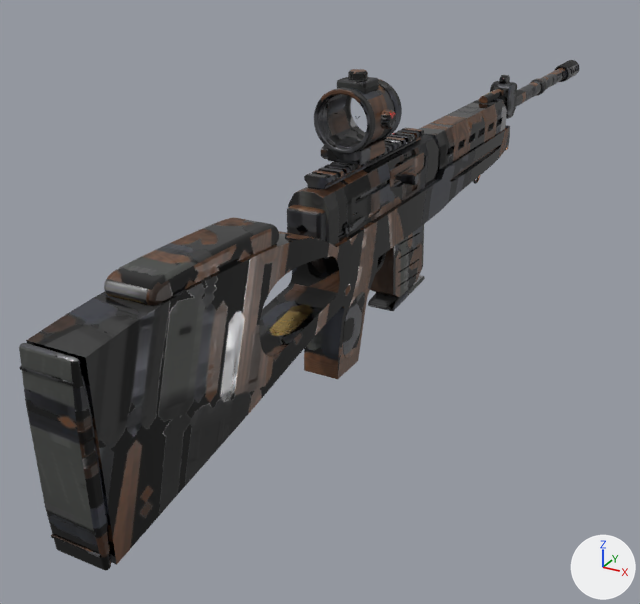
Two versions of the glTF model packages/fps-client/src/viewmodel/assets/dmr.glb, one commit apart.
Camera for both pictures: a 50 mm lens placed at (0.32, -0.653, 0.24), pointed at (-0.075, 0.064, -0.119). The axes (+X, +Y, +Z) are drawn at lower right. The lights are the same throughout. The older version comes first. Vertices at exactly the same position are counted once.

Names of what the first picture shows: 'body', 'mag', 'slide'.
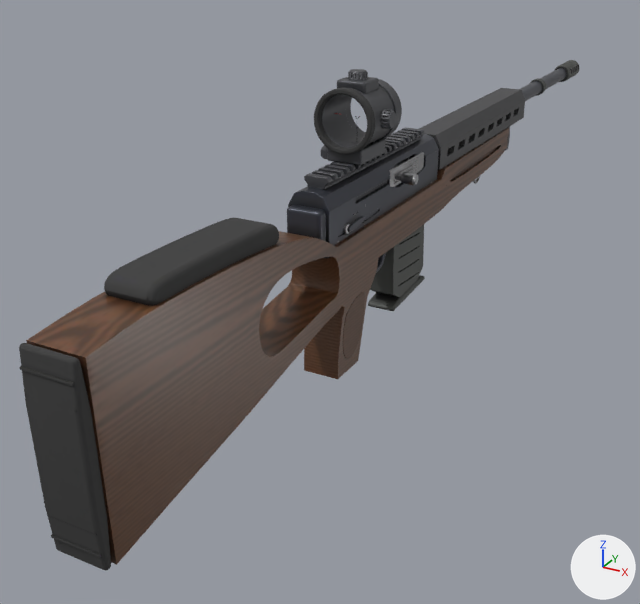
Changed parts and their boxes [x1, y1, x2, y2] in the pictures (640 x 604 px; the box of a moved part takes in the faces that stretch with it):
```json
{"part": 1, "of": "me_body", "change": "deleted", "before": [499, 75, 510, 83]}
{"part": 2, "of": "me_body", "change": "deleted", "before": [479, 88, 504, 103]}
{"part": 3, "of": "me_body", "change": "moved or reshaped", "before": [419, 81, 517, 169], "after": [419, 88, 525, 169]}
{"part": 4, "of": "me_body", "change": "surface changed", "before": [19, 60, 579, 570], "after": [19, 60, 579, 570]}
{"part": 5, "of": "me_slide", "change": "surface changed", "before": [387, 152, 424, 187], "after": [387, 152, 424, 187], "on screen": "lighter"}
```

Edits to the scene script, one JSON object a line:
```json
{"block": "me_body", "where": "# used by ob_body; location = (0.0, 0.0, 0.0)"}
{"op": "remove", "block": "me_body", "code": "me_body.from_pydata(...)  # 16269 vertices, 32330 faces; spans x -0.034..0.032, y -0.366..0.7, z -0.119..0.125"}
{"op": "add", "block": "me_body", "code": "me_body.from_pydata(...)  # 16349 vertices, 32502 faces; spans x -0.034..0.032, y -0.366..0.7, z -0.119..0.125"}
{"block": "me_body", "change": "me_body part 1: the loose piece of 192 vertices spanning x -0.004..0.004, y 0.367..0.385, z 0.057..0.066 is deleted"}
{"block": "me_body", "change": "me_body part 2: the loose piece of 108 vertices spanning x -0.005..0.005, y 0.305..0.365, z 0.043..0.054 is deleted"}
{"block": "me_body", "change": "me_body part 3: 119 vertices moved from x -0.019..0.019, y 0.151..0.335, z 0.013..0.046 to x -0.019..0.019, y 0.151..0.405, z 0.013..0.046; 461 vertices removed from x -0.019..0.019, y 0.134..0.392, z 0.013..0.058; 925 vertices added at x -0.019..0.019, y 0.134..0.405, z 0.013..0.043"}
{"block": "me_body", "change": "me_body part 4: 28631 kept faces spanning x -0.034..0.032, y -0.366..0.7, z -0.119..0.125 get new texture (UV) coordinates"}
{"block": "me_body", "change": "other edits to the shape of me_body do not show in these pictures"}
{"block": "me_slide", "where": "me_slide.from_pydata(...)  # 658 vertices, 1288 faces; spans x 0.0092..0.0355, y -0.038..0.0375, z -0.0085..0.0085"}
{"block": "me_slide", "where": "# used by ob_slide; location = (0.0, 0.06, 0.03)"}
{"block": "me_slide", "change": "me_slide part 5: texture (UV) coordinates of 1288 of 1288 faces, centred in x 0.0092..0.0355, y -0.038..0.0375, z -0.0085..0.0085, changed; they spanned u 0.0..0.98, v 0.0..0.98 and now span u 0.0..0.97, v 0.05..0.99"}
```
